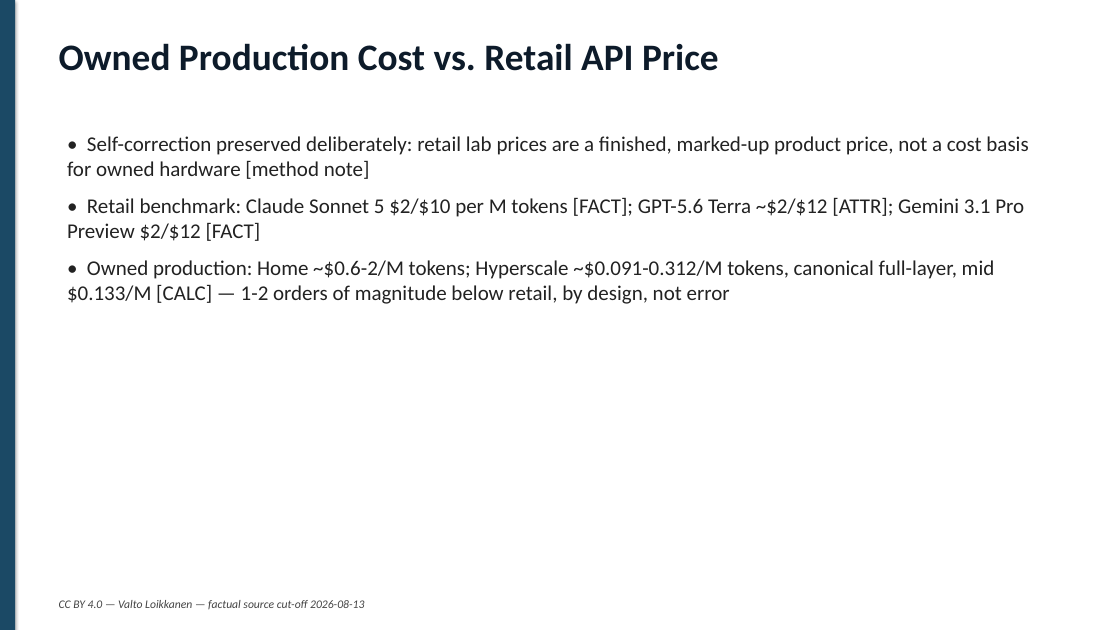
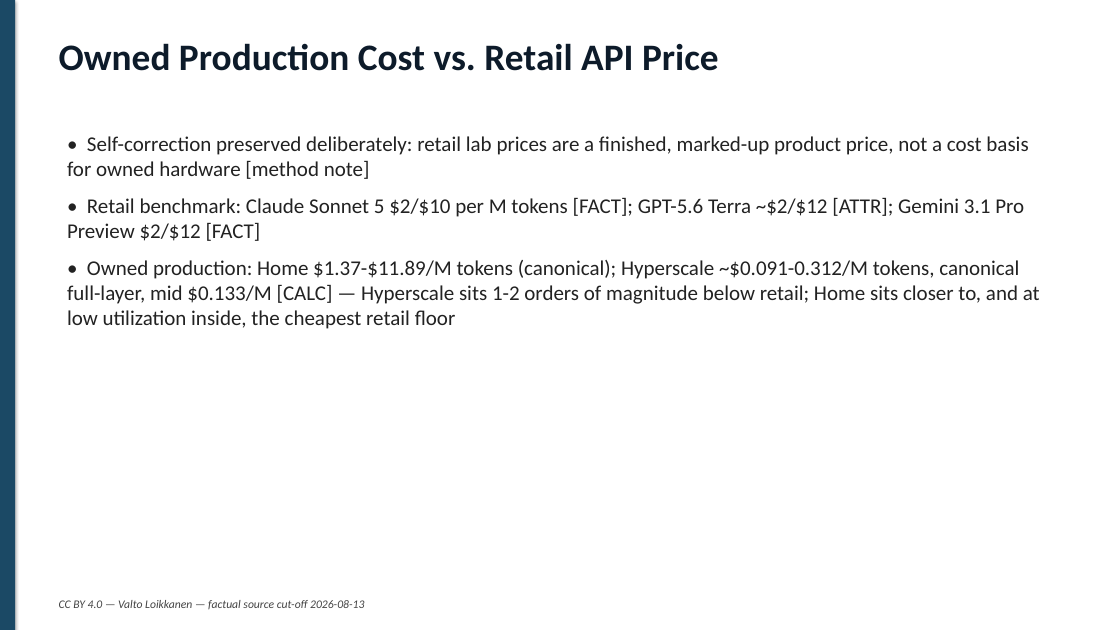
Before and after one commit to valto/ai-working-capacity-revolution, a slide deck: slide 11 of 19-slide-deck.pptx. Drawn at 1120x630 pixels with LibreOffice and Linux fonts; fonts in the diff are those of the drawing. Boxes give left, top, right and bottom in pixels: in the first picture for what was removed or moved away, otherwise in the second. Text is boxed around its words. In the diff, an @@ line names an element or a change of style, - is before the commit and + after.

```diff
--- a/19-slide-deck.pptx
+++ b/19-slide-deck.pptx
@@ text at [67,260,1040,329]: text changed @@
-• Owned production: Home ~$0.6-2/M tokens; Hyperscale ~$0.091-0.312/M tokens, canonical full-layer, mid $0.133/M [CALC] — 1-2 orders of magnitude below retail, by design, not error
+• Owned production: Home $1.37-$11.89/M tokens (canonical); Hyperscale ~$0.091-0.312/M tokens, canonical full-layer, mid $0.133/M [CALC] — Hyperscale sits 1-2 orders of magnitude below retail; Home sits closer to, and at low utilization inside, the cheapest retail floor
```
Also in this commit, not shown: 1 other slide changed, 8 other files.
